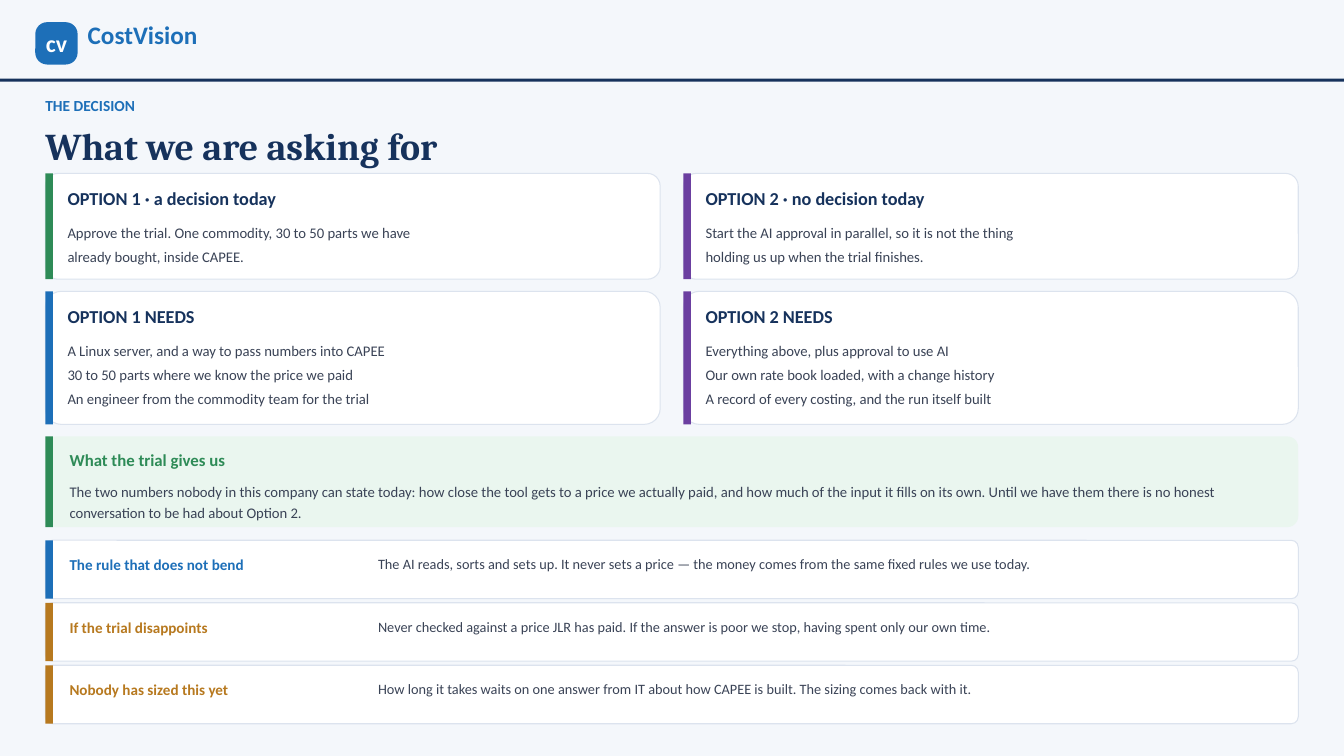
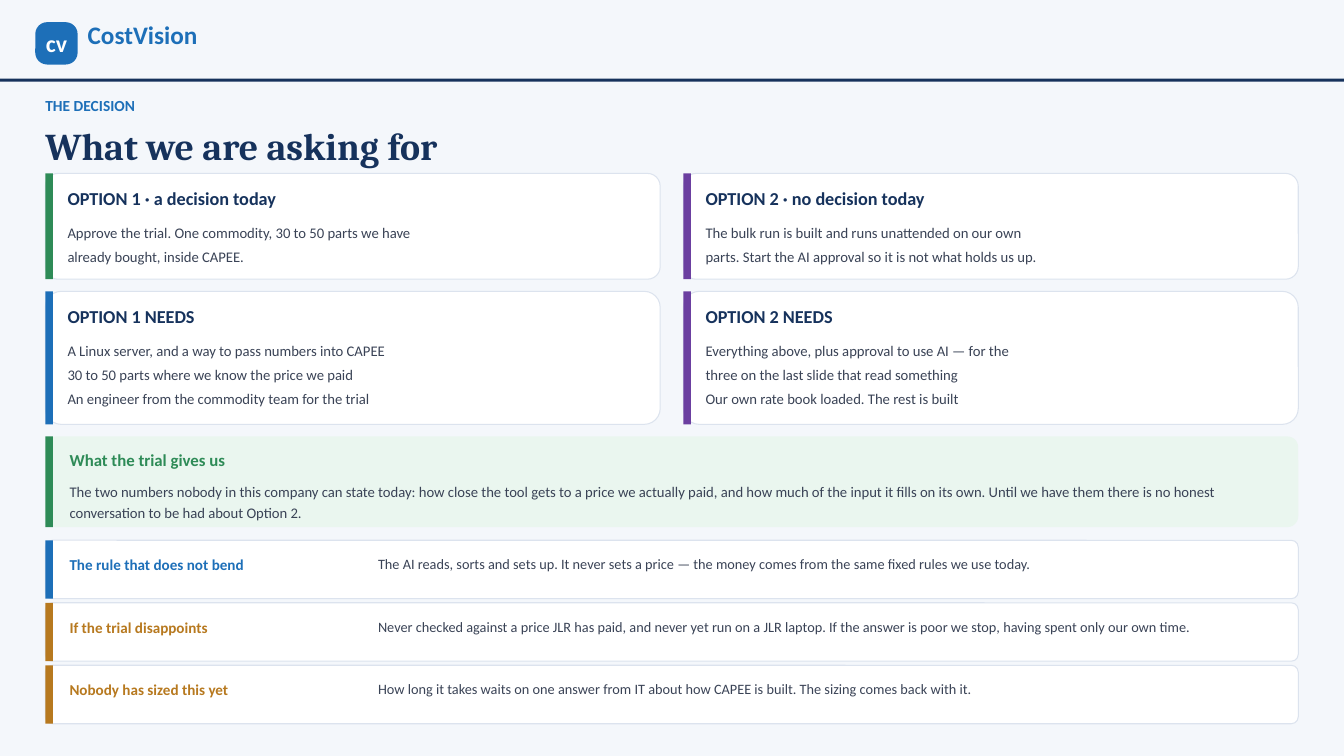
Before and after one commit to bhosaleavinash546/leamington-marathi, a slide deck: slide 5 of CostVision-CAPEE-Business-Case.pptx. Drawn at 1344x756 pixels with LibreOffice and Linux fonts; fonts in the diff are those of the drawing. Boxes give left, top, right and bottom in pixels: in the first picture for what was removed or moved away, otherwise in the second. Text is boxed around its words. In the diff, an @@ line names an element or a change of style, - is before the commit and + after.

```diff
--- a/CostVision-CAPEE-Business-Case.pptx
+++ b/CostVision-CAPEE-Business-Case.pptx
@@ text at (x1=706, y1=227, x2=1036, y2=265): text changed @@
-Start the AI approval in parallel, so it is not the thing
-holding us up when the trial finishes.
+The bulk run is built and runs unattended on our own
+parts. Start the AI approval so it is not what holds us up.
@@ text at (x1=706, y1=345, x2=1009, y2=404): text changed @@
-Everything above, plus approval to use AI
-Our own rate book loaded, with a change history
-A record of every costing, and the run itself built
+Everything above, plus approval to use AI — for the
+three on the last slide that read something
+Our own rate book loaded. The rest is built
@@ text at (x1=378, y1=622, x2=1190, y2=635): text changed @@
-Never checked against a price JLR has paid. If the answer is poor we stop, having spent only our own time.
+Never checked against a price JLR has paid, and never yet run on a JLR laptop. If the answer is poor we stop, having spent only our own time.
```
Also in this commit, not shown: 1 other slide changed, 3 other files.
